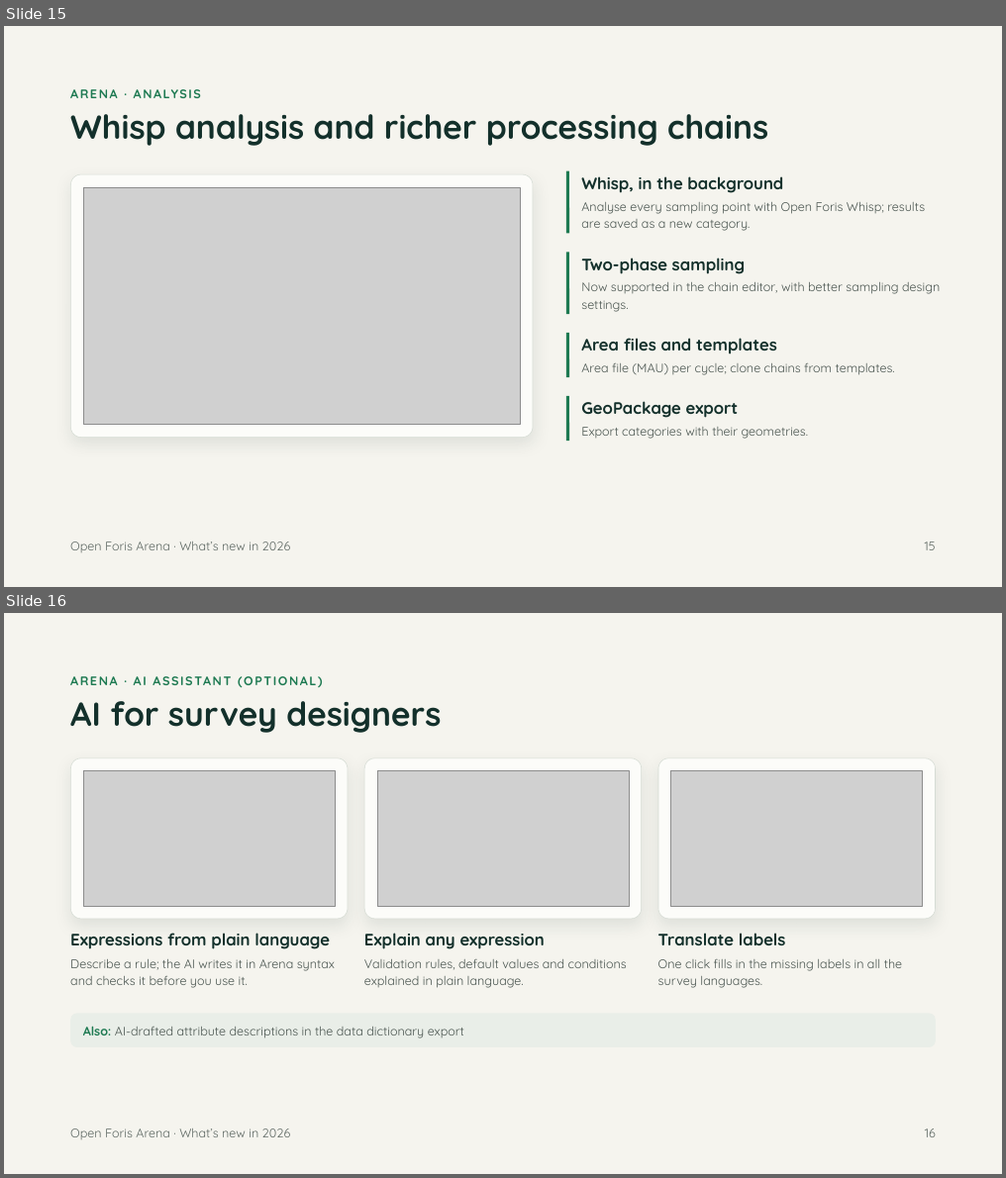
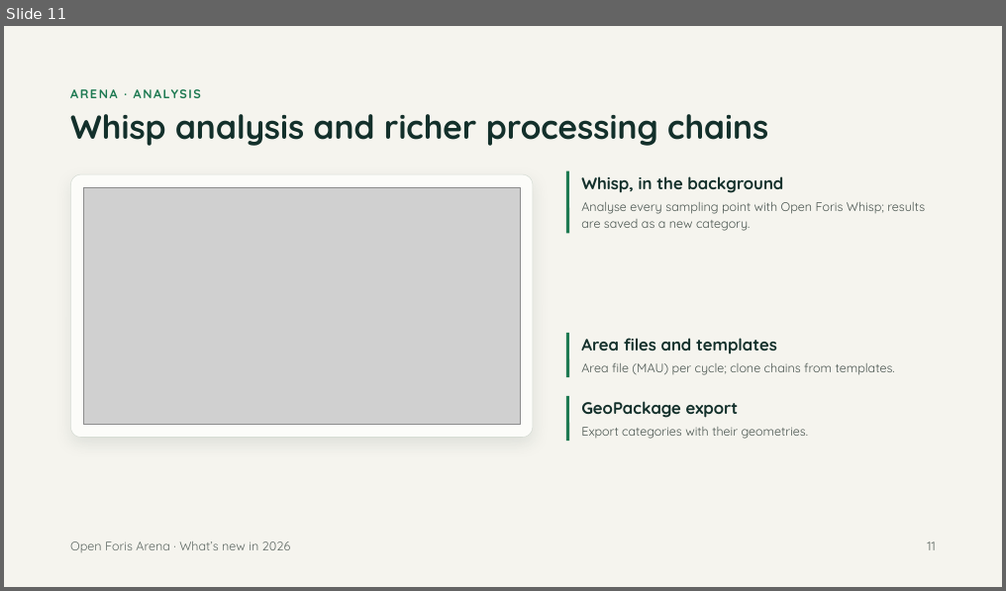
Before and after one commit to openforis/arena, a slide deck: docs/whats-new-2026/arena-whats-new-2026.pptx. Shown one above the other, each under a label of ours: slides 15 and 16 before the commit, slide 11 after it. The pictures are 1006x1178 and 1006x591 pixels, drawn with LibreOffice and Linux fonts; fonts in the diff are those of the drawing; grey boxes stand for pictures. Boxes give left, top, right and bottom in pixels: in the first picture for what was removed or moved away, otherwise in the second. Text is boxed around its words. In the diff, an @@ line names an element or a change of style, - is before the commit and + after.

```diff
--- a/docs/whats-new-2026/arena-whats-new-2026.pptx
+++ b/docs/whats-new-2026/arena-whats-new-2026.pptx
@@ slide 16 removed at [4,613,1002,1174], background #F5F4EE @@
@@ text removed at [70,671,961,691] @@
-ARENA · AI ASSISTANT (OPTIONAL)
@@ title removed at [70,701,441,733] @@
-AI for survey designers
@@ rounded rectangle removed at [70,759,348,919] @@
@@ rounded rectangle removed at [364,759,642,919] @@
@@ rounded rectangle removed at [658,759,936,919] @@
@@ picture removed at [83,771,335,906] @@
@@ picture removed at [377,771,629,906] @@
@@ picture removed at [671,771,923,906] @@
@@ text removed at [70,933,330,950] @@
-Expressions from plain language
@@ text removed at [364,933,545,950] @@
-Explain any expression
@@ text removed at [658,933,786,946] @@
-Translate labels
@@ text removed at [70,959,335,988] @@
-Describe a rule; the AI writes it in Arena syntax and checks it before you use it.
@@ text removed at [364,959,627,988] @@
-Validation rules, default values and conditions explained in plain language.
@@ text removed at [658,959,902,988] @@
-One click fills in the missing labels in all the survey languages.
@@ rounded rectangle removed at [70,1014,936,1048] @@
-Also: AI-drafted attribute descriptions in the data dictionary export
@@ text removed at [70,1129,291,1140] @@
-Open Foris Arena · What’s new in 2026
@@ text removed at [925,1129,936,1138] @@
-16
@@ what was slide 15 is now slide 11 @@
@@ slide 11 changed as well @@
@@ line removed from (567, 252) to (567, 314) @@
@@ text removed at [581,258,746,274] @@
-Two-phase sampling
@@ text removed at [581,282,940,312] @@
-Now supported in the chain editor, with better sampling design settings.
@@ text at [927,542,935,551]: text changed @@
-15
+11
```
Also in this commit, not shown: 7 other slides changed, 5 slides added, 7 other slides removed, 5 other files.
